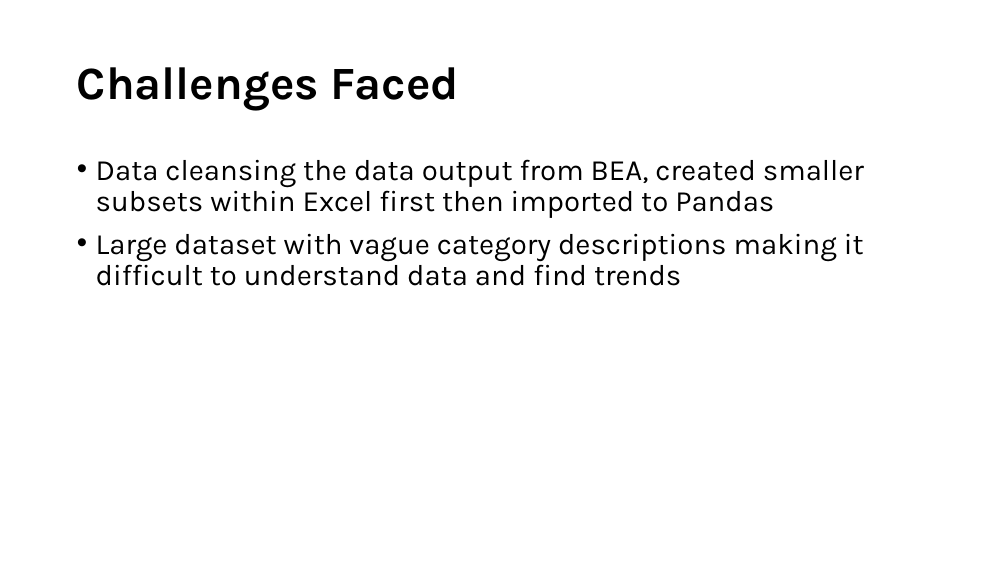
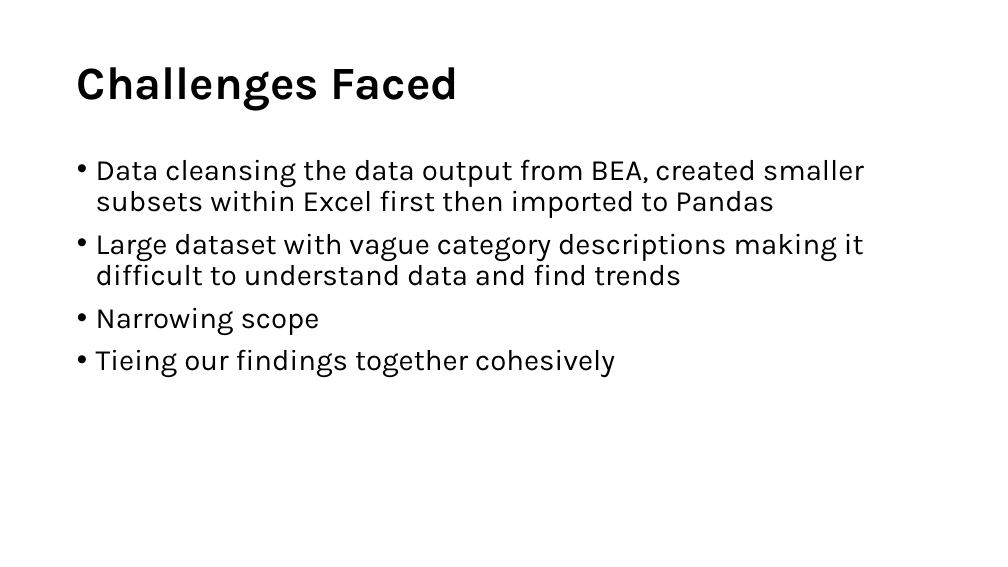
Before and after one commit to staceywai/bootcamp-project, a slide deck: slide 11 of Final Presentation/Bootcamp-Project-1.pptx. Drawn at 1008x567 pixels with LibreOffice and Linux fonts; fonts in the diff are those of the drawing. Boxes give left, top, right and bottom in pixels: in the first picture for what was removed or moved away, otherwise in the second. Text is boxed around its words. In the diff, an @@ line names an element or a change of style, - is before the commit and + after.

```diff
--- a/Final Presentation/Bootcamp-Project-1.pptx
+++ b/Final Presentation/Bootcamp-Project-1.pptx
@@ text at (96,308,615,377): paragraphs added @@
+• Narrowing scope
+• Tieing our findings together cohesively
```
Also in this commit, not shown: 4 other slides changed, 1 other file.
